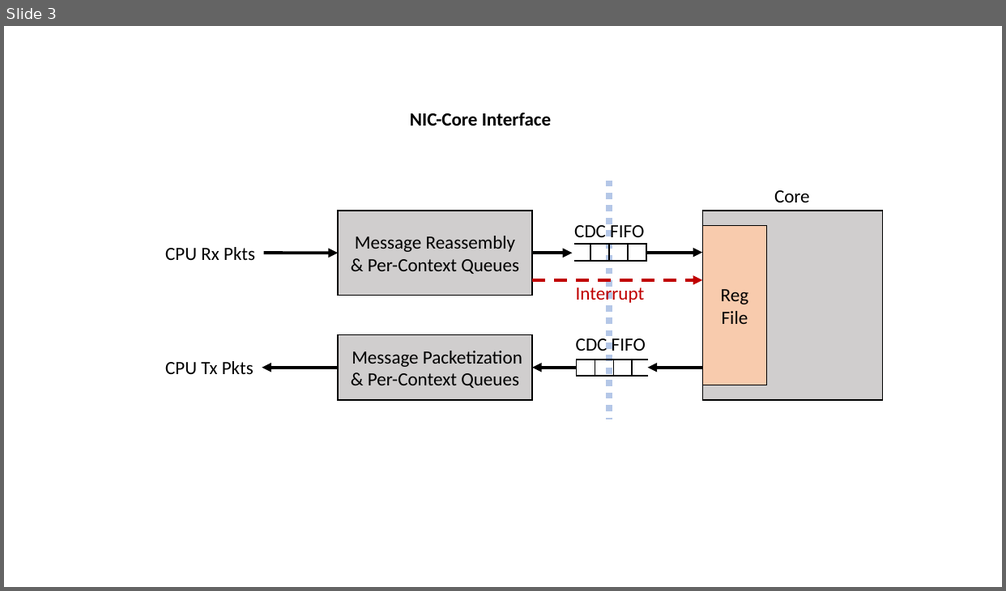
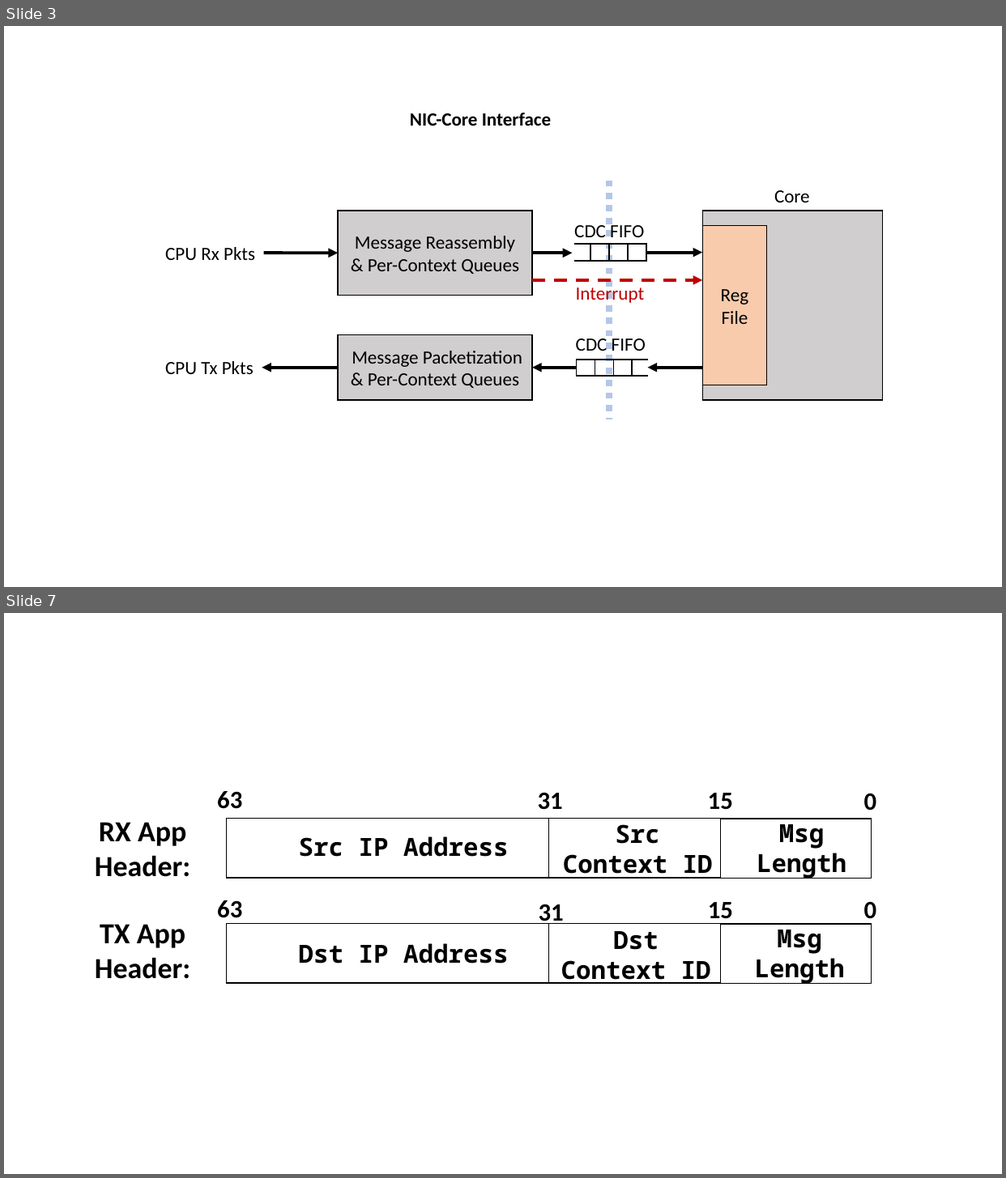
Before and after one commit to sibanez12/SIGCOMM-20-Nanoservices-Architecture, a slide deck: figures/source/NanoPU-figures.pptx. Shown one above the other, each under a label of ours: slide 3 before the commit, slides 3 and 7 after it; the slides between them are not shown. The pictures are 1006x591 and 1006x1178 pixels, drawn with LibreOffice and Linux fonts; fonts in the diff are those of the drawing. Boxes give left, top, right and bottom in pixels: in the first picture for what was removed or moved away, otherwise in the second. Text is boxed around its words. In the diff, an @@ line names an element or a change of style, - is before the commit and + after.

```diff
--- a/figures/source/NanoPU-figures.pptx
+++ b/figures/source/NanoPU-figures.pptx
@@ slide 7 added at bbox=[4, 613, 1002, 1174], background #FFFFFF @@
@@ text added at bbox=[217, 791, 242, 809], 24 pt, text #000000, bold @@
+63
@@ text added at bbox=[538, 792, 563, 810], 24 pt, text #000000, bold @@
+31
@@ text added at bbox=[708, 793, 733, 810], 24 pt, text #000000, bold @@
+15
@@ text added at bbox=[864, 793, 877, 811], 24 pt, text #000000, bold @@
+0
@@ text added at bbox=[95, 822, 190, 877], 28 pt, text #000000, bold @@
+RX App
+Header:
@@ rectangle added at bbox=[226, 818, 549, 877], outline #000000 1 pt @@
@@ rectangle added at bbox=[549, 818, 720, 877], outline #000000 1 pt @@
@@ text added at bbox=[563, 824, 713, 879], 24 pt, text #000000, bold @@
+Src
+Context ID
@@ rectangle added at bbox=[720, 819, 872, 878], outline #000000 1 pt @@
@@ text added at bbox=[756, 824, 846, 879], 24 pt, text #000000, bold @@
+Msg
+Length
@@ text added at bbox=[299, 837, 508, 857], 24 pt, text #000000, bold @@
+Src IP Address
@@ text added at bbox=[217, 901, 242, 924], 24 pt, text #000000, bold @@
+63
@@ text added at bbox=[539, 904, 564, 927], 24 pt, text #000000, bold @@
+31
@@ text added at bbox=[708, 902, 733, 925], 24 pt, text #000000, bold @@
+15
@@ text added at bbox=[864, 901, 877, 925], 24 pt, text #000000, bold @@
+0
@@ text added at bbox=[95, 924, 190, 979], 28 pt, text #000000, bold @@
+TX App
+Header:
@@ rectangle added at bbox=[226, 924, 549, 983], outline #000000 1 pt @@
@@ rectangle added at bbox=[549, 924, 720, 983], outline #000000 1 pt @@
@@ rectangle added at bbox=[720, 924, 872, 983], outline #000000 1 pt @@
@@ text added at bbox=[299, 943, 508, 964], 24 pt, text #000000, bold @@
+Dst IP Address
@@ text added at bbox=[561, 931, 711, 984], 24 pt, text #000000, bold @@
+Dst
+Context ID
@@ text added at bbox=[755, 930, 845, 984], 24 pt, text #000000, bold @@
+Msg
+Length
```
Also in this commit, not shown: 2 slides changed, 3 other slides added, 43 other files.
